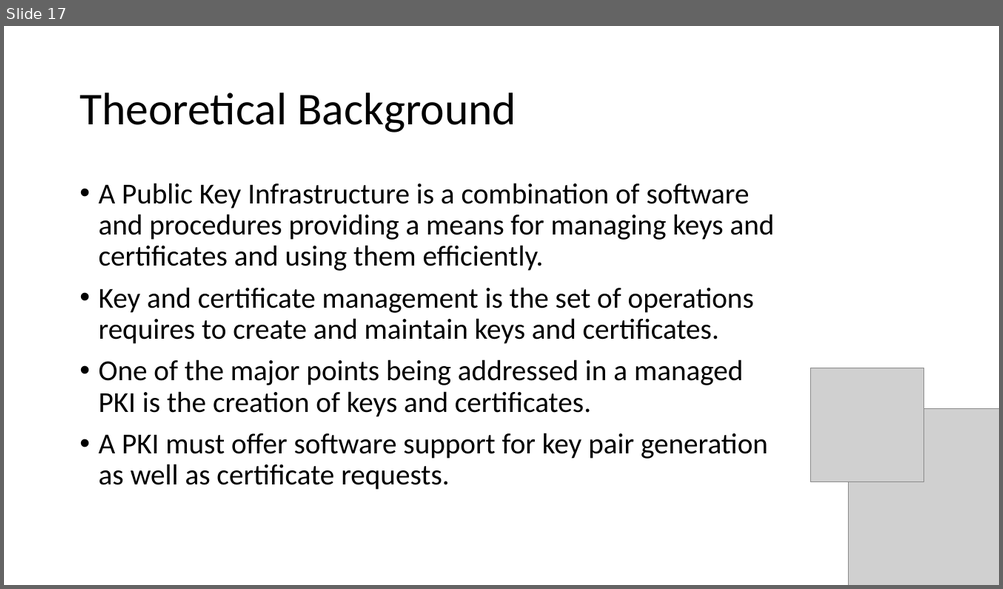
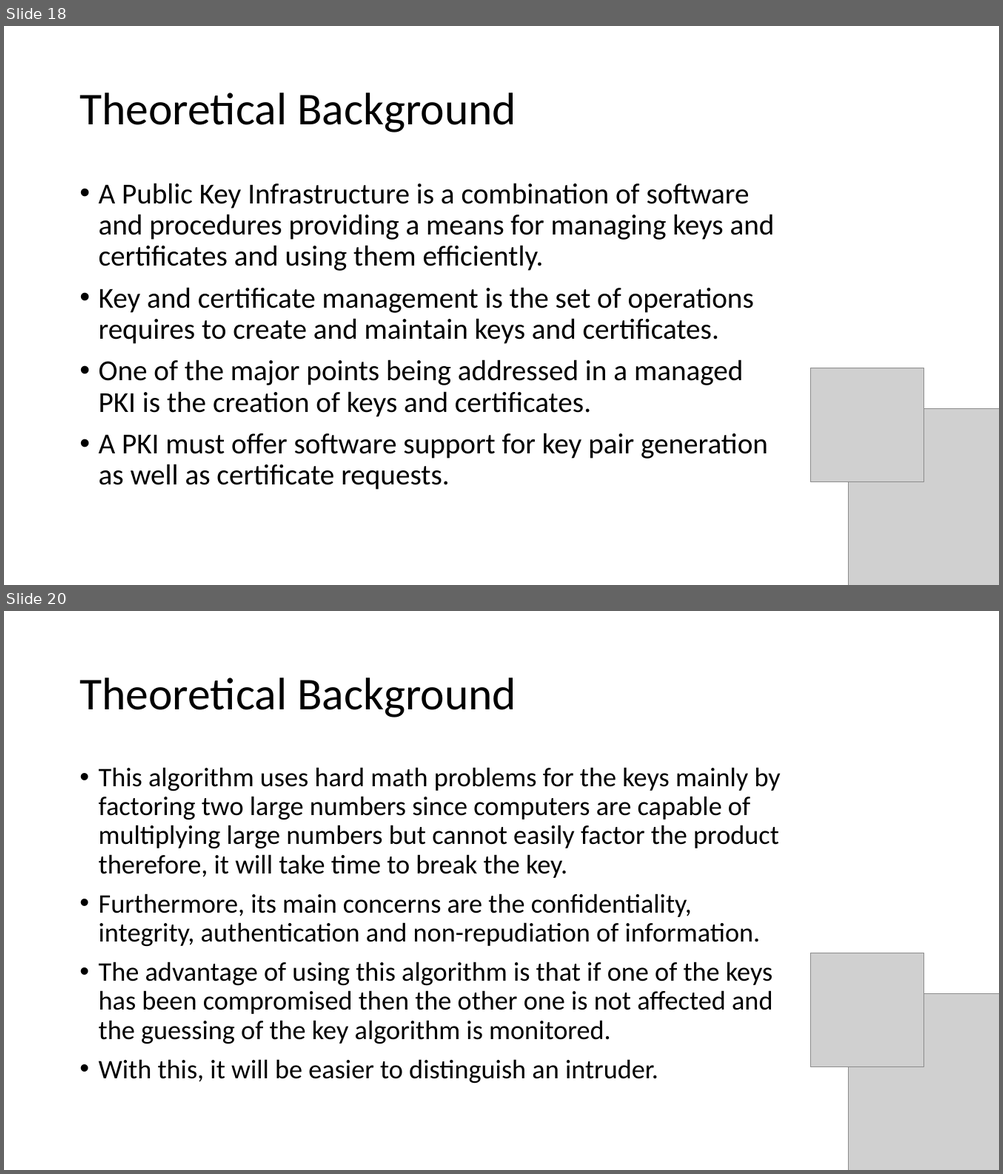
Before and after one commit to seans888/Project---Automate-Election, a slide deck: Documentation/Finals_Sysadd1.pptx. Shown one above the other, each under a label of ours: slide 17 before the commit, slides 18 and 20 after it; the slides between them are not shown. The pictures are 1003x589 and 1003x1174 pixels, drawn with LibreOffice and Linux fonts; fonts in the diff are those of the drawing; grey boxes stand for pictures. Boxes give left, top, right and bottom in pixels: in the first picture for what was removed or moved away, otherwise in the second. Text is boxed around its words. In the diff, an @@ line names an element or a change of style, - is before the commit and + after.

```diff
--- a/Documentation/Finals_Sysadd1.pptx
+++ b/Documentation/Finals_Sysadd1.pptx
@@ slide 20 added at <box>4,611,999,1170</box>, background #FFFFFF @@
@@ title added at <box>79,678,516,718</box>, 44 pt, text #000000 @@
+Theoretical Background
@@ text added at <box>99,767,780,1084</box>, 25.9 pt, text #000000 @@
+• This algorithm uses hard math problems for the keys mainly by factoring two large numbers since computers are capable of multiplying large numbers but cannot easily factor the product therefore, it will take time to break the key.
+• Furthermore, its main concerns are the confidentiality, integrity, authentication and non-repudiation of information.
+• The advantage of using this algorithm is that if one of the keys has been compromised then the other one is not affected and the guessing of the key algorithm is monitored.
+• With this, it will be easier to distinguish an intruder.
@@ picture added at <box>811,954,924,1067</box> @@
@@ picture added at <box>848,994,999,1170</box> @@
@@ what was slide 17 is now slide 18 @@
```
Also in this commit, not shown: 5 slides changed, 11 other slides added, 2 slides removed, 2 other files.
